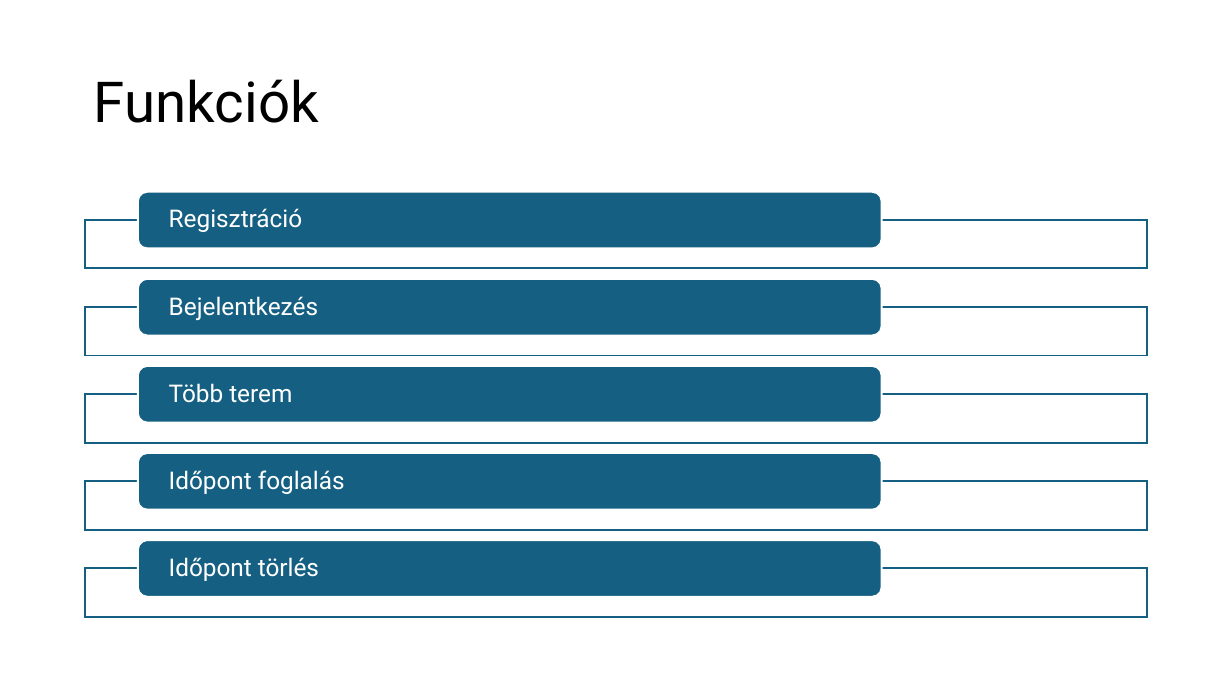
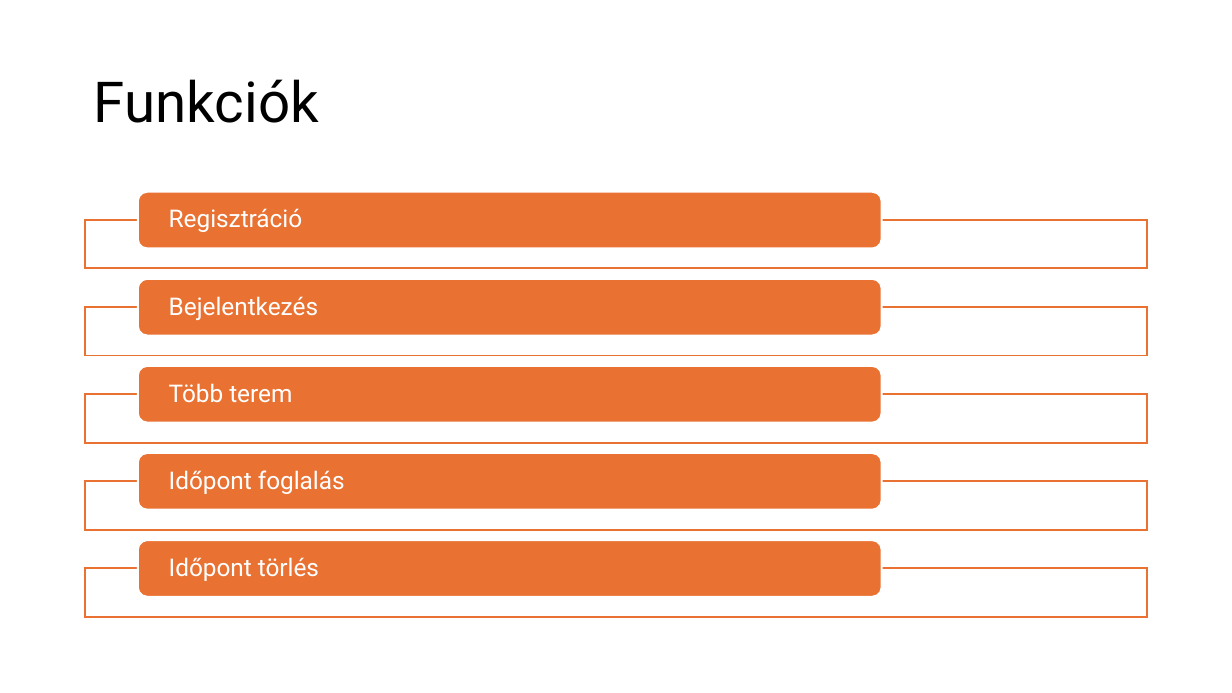
Before and after one commit to kovacs-orsolya/Webprog_Projekt_KovacsOrsolya, a slide deck: slide 2 of Teremfoglalás.pptx. Drawn at 1232x693 pixels with LibreOffice and Linux fonts; fonts in the diff are those of the drawing. Boxes give left, top, right and bottom in pixels: in the first picture for what was removed or moved away, otherwise in the second. Text is boxed around its words. In the diff, an @@ line names an element or a change of style, - is before the commit and + after.

```diff
--- a/Teremfoglalás.pptx
+++ b/Teremfoglalás.pptx
@@ outline #156082 1.5 pt to #E97132 1.5 pt in 5 elements at (85,220,1148,268), (85,307,1148,355), (85,395,1148,443), (85,482,1148,530), (85,568,1148,616) @@
@@ fill #156082 to #E97132 in 5 elements at (138,192,882,249), (138,279,882,335), (138,366,882,422), (138,453,882,509), (138,541,882,597) @@
```
Also in this commit, not shown: 1 other slide changed, 1 slide added.
